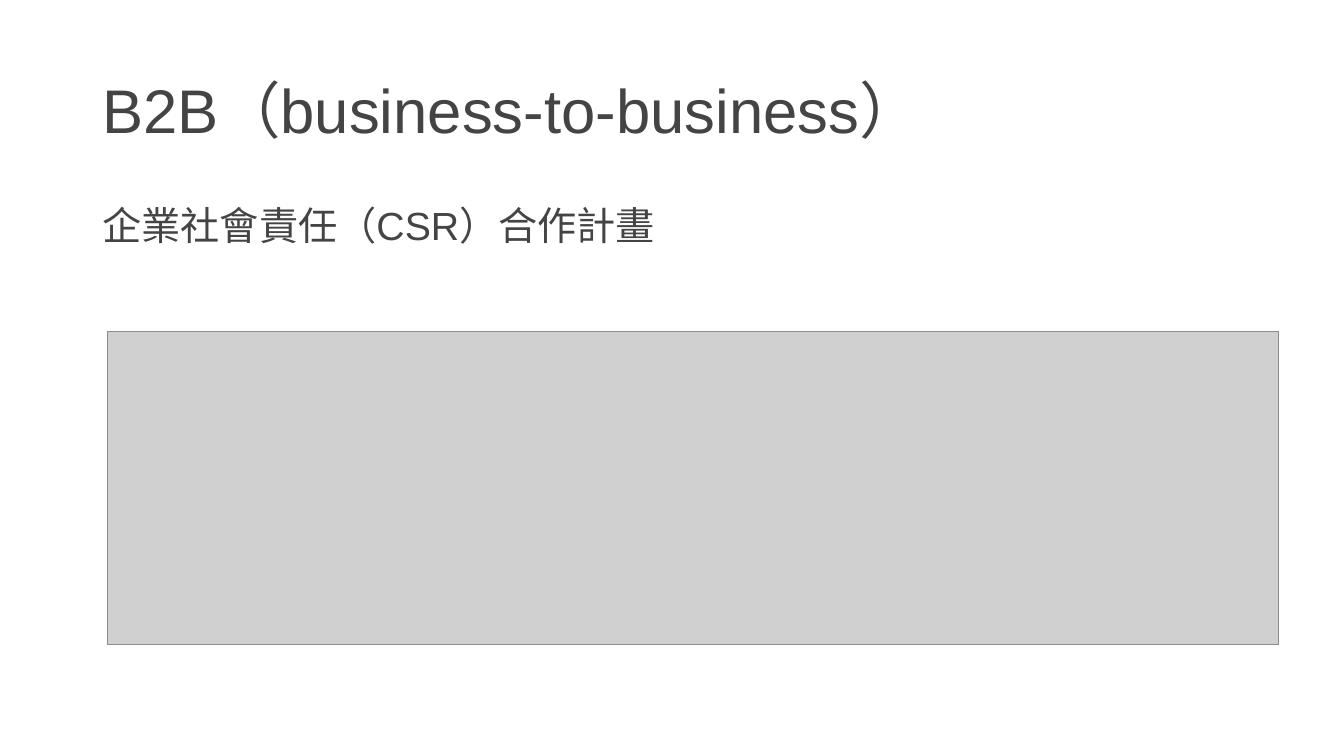
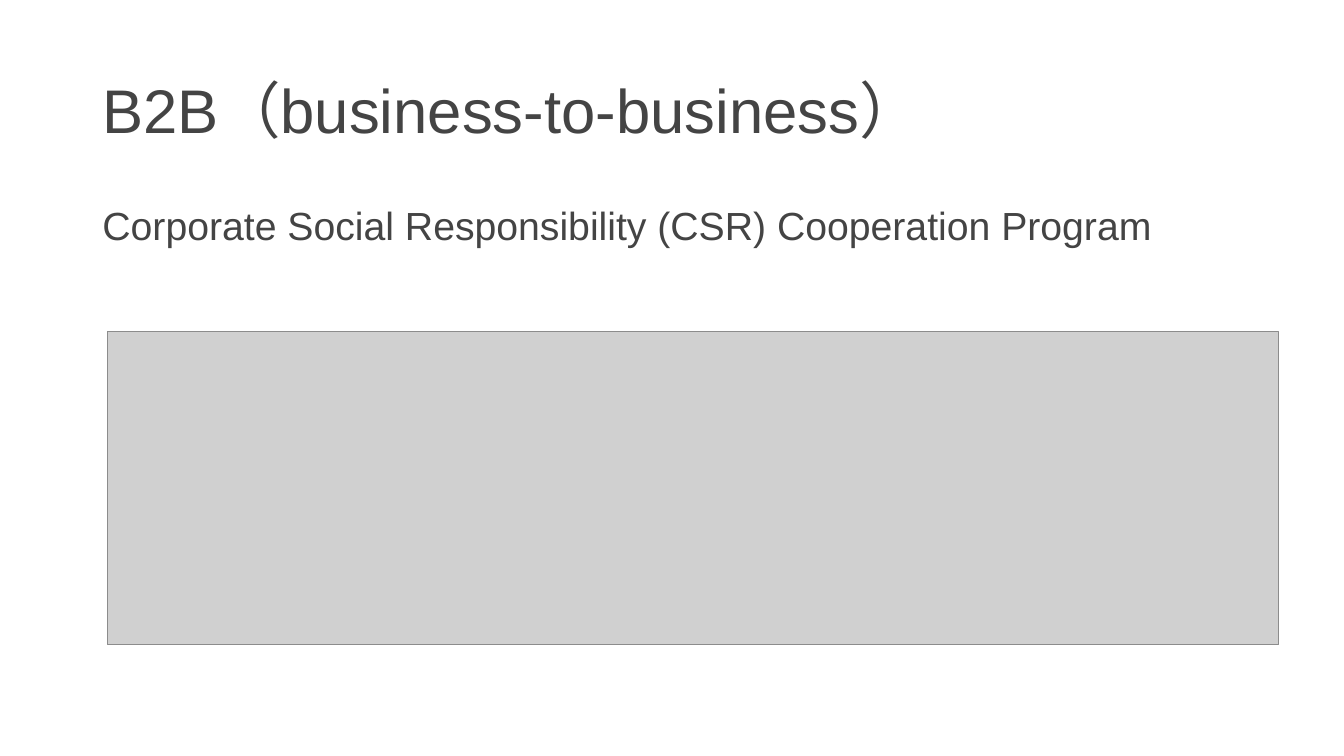
Before and after one commit to Yangbenson/Slide-assistant, a slide deck: slide 7 of PP_samples/sample.pptx. Drawn at 1344x756 pixels with LibreOffice and Linux fonts; fonts in the diff are those of the drawing; grey boxes stand for pictures. Boxes give left, top, right and bottom in pixels: in the first picture for what was removed or moved away, otherwise in the second. Text is boxed around its words. In the diff, an @@ line names an element or a change of style, - is before the commit and + after.

```diff
--- a/PP_samples/sample.pptx
+++ b/PP_samples/sample.pptx
@@ text at <box>102,211,1151,248</box>: text changed @@
-企業社會責任（CSR）合作計畫
+Corporate Social Responsibility (CSR) Cooperation Program
```
Also in this commit, not shown: 6 other slides changed, 5 slides added, 5 slides removed, 9 other files.
